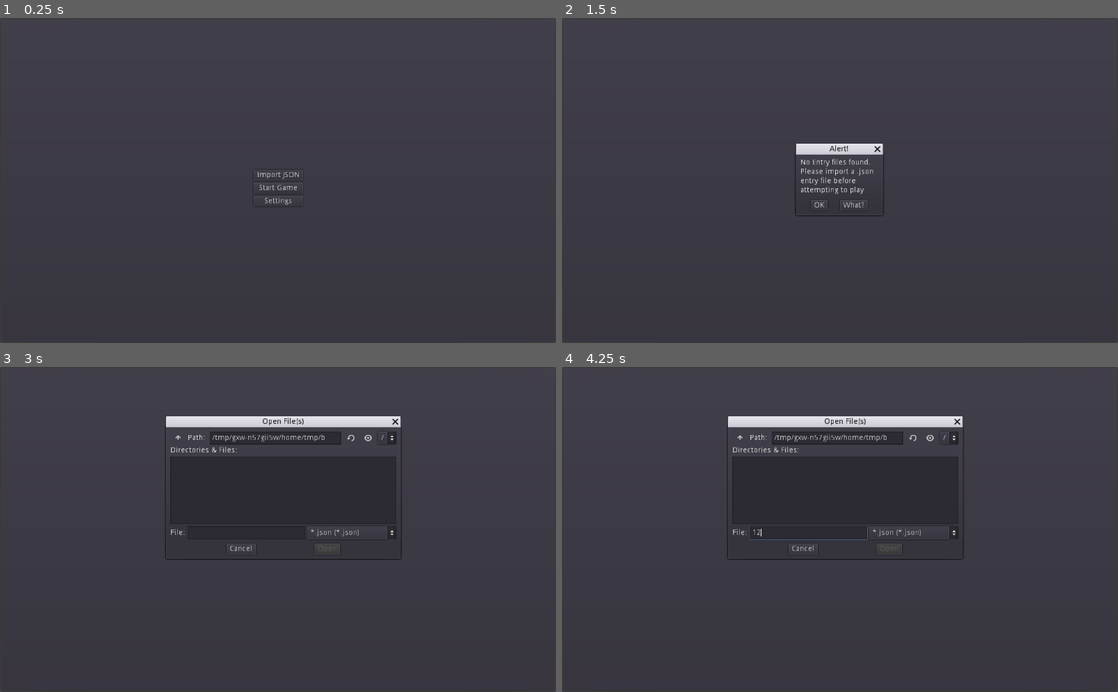
Above: before the commit, frames 1-4 (two rows, left to right).
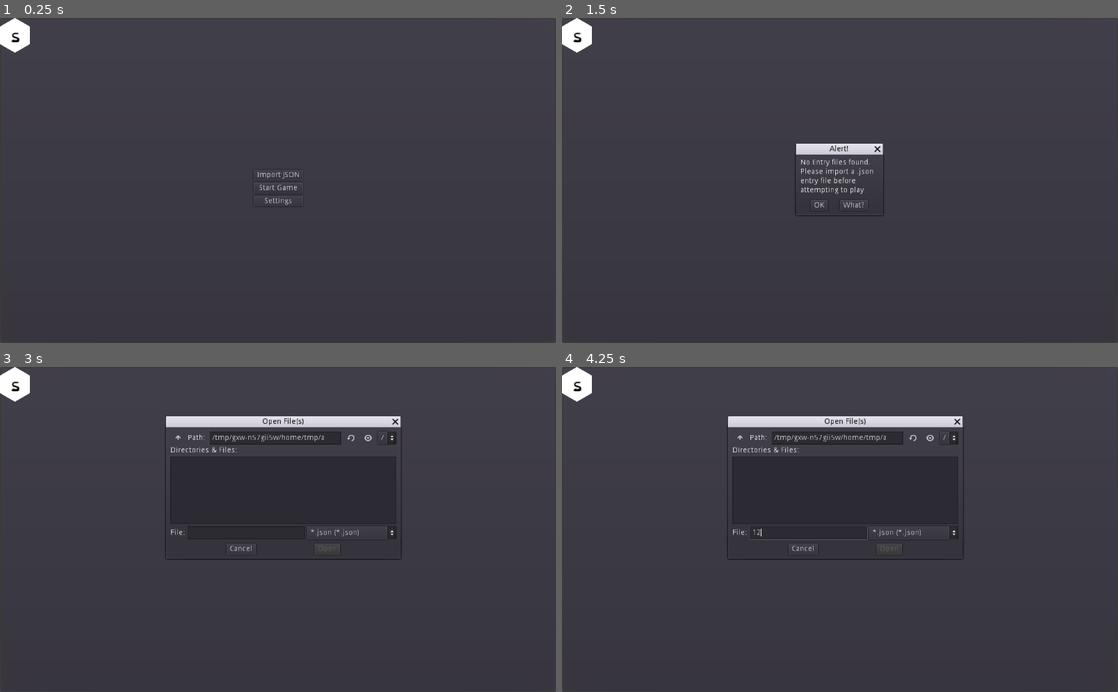
Above: after the commit, the same moments.

Repository: zacryol/spindle-of-serendipity
Game: Godot game, scene res://game/menus/MainMenu.tscn
The game is run twice, just before and just after one commit, with the same random seed, the same clock (stepped at 60 frames per second) and the same inputs.
Inputs (mouse positions are in pixels of both pictures, inside the frame that each line leads up to):
- Up to frame 1 (0.25 s): no input
- Up to frame 2 (1.5 s): click "Start Game" at 0.5 s; click "Start Game" at 1.25 s
- Up to frame 3 (3 s): click "OK" at 2 s; click "Import JSON" at 2.75 s
- Up to frame 4 (4.25 s): click (806, 532) at 3.52 s; type "12" at 3.6 s

The runs differ from the first frame. In frame 1, 0.4% of the frame differs, in the area x 0-6%, y 0-11%; in frame 2, 0.4%; in frame 3, 0.4%, in the area x 0-59%, y 0-23%; in frame 4, 0.4%.

Commit message:
Started on title

Diff:
--- a/game/menus/MainMenu.tscn
+++ b/game/menus/MainMenu.tscn
@@ -1,6 +1,14 @@
-[gd_scene load_steps=2 format=2]
+[gd_scene load_steps=5 format=2]
 
 [ext_resource path="res://game/menus/MainMenu.gd" type="Script" id=1]
+[ext_resource path="res://tex/hex-tile.png" type="Texture" id=2]
+[ext_resource path="res://tex/OpenDyslexic-Regular.otf" type="DynamicFontData" id=3]
+
+[sub_resource type="DynamicFont" id=1]
+size = 32
+use_mipmaps = true
+use_filter = true
+font_data = ExtResource( 3 )
 
 [node name="MainMenu" type="Control"]
 anchor_right = 1.0
@@ -69,6 +77,39 @@
 dialog_text = "No Entry files found.
 Please import a .json entry file before attempting to play"
 dialog_autowrap = true
+
+[node name="Title" type="Control" parent="."]
+margin_right = 40.0
+margin_bottom = 40.0
+__meta__ = {
+"_edit_use_anchors_": false
+}
+
+[node name="HBoxContainer" type="HBoxContainer" parent="Title"]
+margin_right = 40.0
+margin_bottom = 40.0
+
+[node name="TextureRect" type="TextureRect" parent="Title/HBoxContainer"]
+margin_right = 55.0
+margin_bottom = 64.0
+texture = ExtResource( 2 )
+
+[node name="Label" type="Label" parent="Title/HBoxContainer/TextureRect"]
+self_modulate = Color( 0, 0, 0, 1 )
+anchor_left = 0.5
+anchor_top = 0.5
+anchor_right = 0.5
+anchor_bottom = 0.5
+margin_left = -20.0
+margin_top = -29.5
+margin_right = 20.0
+margin_bottom = 29.5
+custom_fonts/font = SubResource( 1 )
+text = "s"
+align = 1
+__meta__ = {
+"_edit_use_anchors_": false
+}
 [connection signal="pressed" from="VBoxContainer/ImportButton" to="." method="_on_ImportButton_pressed"]
 [connection signal="pressed" from="VBoxContainer/StartButton" to="." method="_on_StartButton_pressed"]
 [connection signal="pressed" from="VBoxContainer/Settings" to="." method="_on_Settings_pressed"]
--- /dev/null
+++ b/tex/title/TitleHex.tscn
@@ -0,0 +1,32 @@
+[gd_scene load_steps=4 format=2]
+
+[ext_resource path="res://tex/hex-tile.png" type="Texture" id=1]
+[ext_resource path="res://tex/OpenDyslexic-Regular.otf" type="DynamicFontData" id=2]
+
+[sub_resource type="DynamicFont" id=1]
+size = 32
+use_mipmaps = true
+use_filter = true
+font_data = ExtResource( 2 )
+
+[node name="TitleHex" type="TextureRect"]
+margin_right = 55.0
+margin_bottom = 64.0
+texture = ExtResource( 1 )
+
+[node name="Label" type="Label" parent="."]
+self_modulate = Color( 0, 0, 0, 1 )
+anchor_left = 0.5
+anchor_top = 0.5
+anchor_right = 0.5
+anchor_bottom = 0.5
+margin_left = -20.0
+margin_top = -29.5
+margin_right = 20.0
+margin_bottom = 29.5
+custom_fonts/font = SubResource( 1 )
+text = "s"
+align = 1
+__meta__ = {
+"_edit_use_anchors_": false
+}
